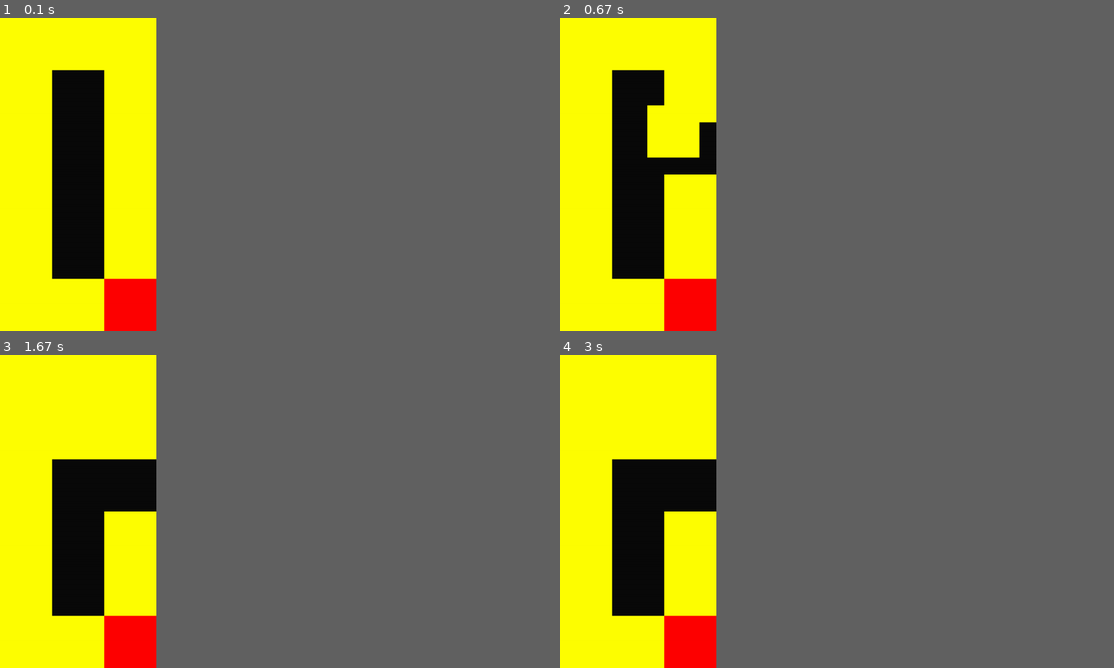
Above: before the commit, frames 1-4 (two rows, left to right).
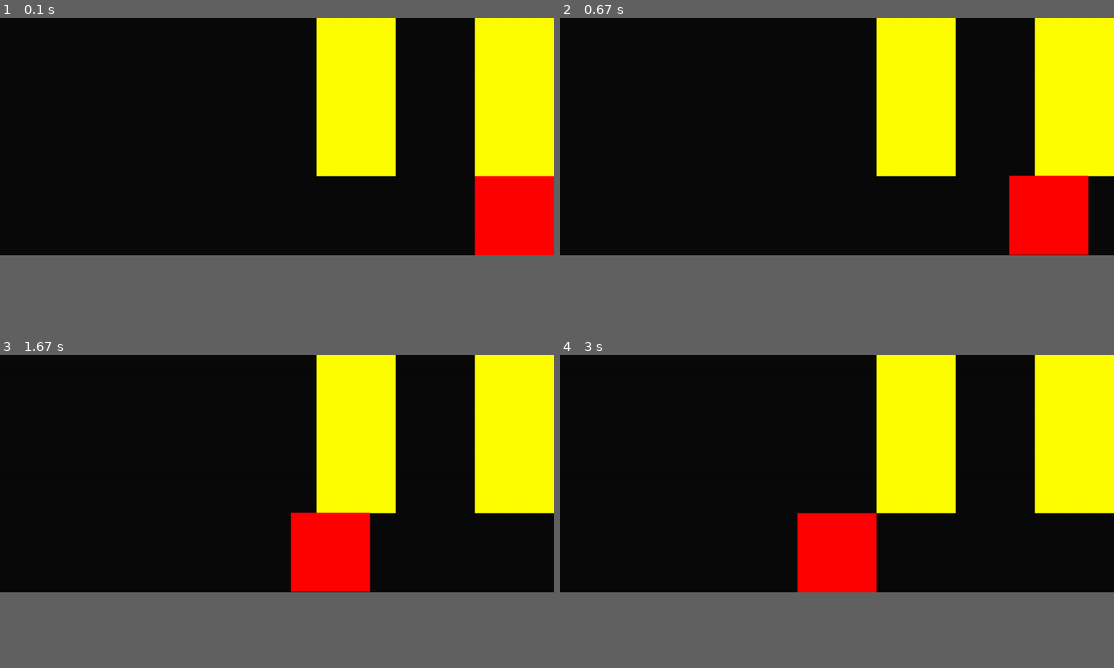
Above: after the commit, the same moments.

Repository: WingedSeal/mazegame
Game: pygame game, started from src/main.py
Two runs of this game, one before a commit and one after it. Both use one fixed random seed, a clock stepped at 60 frames per second and the inputs below.
Inputs:
- Up to frame 1 (0.1 s): no input
- Up to frame 2 (0.67 s): no input
- Up to frame 3 (1.67 s): no input
- Up to frame 4 (3 s): tap Enter every 0.33 s from 1.83 to 2.83 s
In our replay, the window is 254x508 before the commit and 900x385 after it. These sizes can differ from the game's own. Grey fills any space a smaller window leaves; there, only what the larger window draws over its background counts as a difference.

The runs differ from the first frame. In frame 1, 36% of the frame differs, in the area x 0-100%, y 0-100%; in frame 2, 36%; in frame 3, 36%; in frame 4, 36%.

Commit message:
feat: make multithread work

Diff:
--- a/src/main.py
+++ b/src/main.py
@@ -1,5 +1,10 @@
+import threading
+from mazegame.control import Control
 from mazegame.game import Game
 from mazegame.map import TEST_MAP
 
 game = Game(TEST_MAP)
+control = game.control
+t2 = threading.Thread(target=control.test_run, daemon=True)
+t2.start()
 game.run()
--- a/src/mazegame/control.py
+++ b/src/mazegame/control.py
@@ -1,15 +1,32 @@
+import threading
 from typing import TYPE_CHECKING
+from threading import Lock
 
+from .map import Map
 
 if TYPE_CHECKING:
     from .game import Game
 
 
 class Control:
-    def __init__(self, player_positions: list[tuple[int, int]]) -> None:
-        self.player_positions = player_positions
-        self.map = map
+    control_event = threading.Event()
 
-    def _move(self, dx: int, dy: int, game: "Game") -> None:
-        for player_pos in self.player_positions:
-            game.try_move_tile(player_pos[0], player_pos[1], dx, dy)
+    def __init__(self, map: Map, game: "Game") -> None:
+        self.game = game
+        self.player_positions = map.get_player_positions()
+
+    def _move(self, dx: int, dy: int) -> None:
+        self.control_event.wait()
+        self.game.next_moves = [
+            (player_pos[0], player_pos[1], dx, dy)
+            for player_pos in self.player_positions
+        ]
+        self.player_positions = []
+        self.control_event.clear()
+        self.game.game_event.set()
+
+    def test_run(self):
+        self._move(-1, 0)
+        self._move(-1, 0)
+        self._move(-1, 0)
+        self.game.is_control_alive = False
--- a/src/mazegame/game.py
+++ b/src/mazegame/game.py
@@ -1,14 +1,14 @@
 import sys
+import threading
+from typing import TYPE_CHECKING
 import pygame
 from pygame import locals
-from pygame.math import Vector2
 
+from .map import Map, Player, Tile
 from .control import Control
-from .map import Map, Tile
 
 
 class Game:
-
     clock = pygame.time.Clock()
     DEFAULT_WIDTH = 1280
     DEFAULT_HEIGHT = 720
@@ -17,11 +17,16 @@
     """Millisecond per tick"""
     TITLE = "Maze Game"
     BG_COLOR = pygame.Color(10, 10, 10)
+    game_event = threading.Event()
+    next_moves: list[tuple[int, int, int, int]] = []
+    """Moves set by Control (pos_x, pos_y, dx, dy)"""
+    is_control_alive = True
 
     def __init__(self, map: Map) -> None:
+        self.control = Control(map, self)
+        self.game_event.set()
         pygame.init()
         self.map = map
-        self.control = Control(map.get_player_positions())
         self.tile_size, self.screen_width, self.screen_height = self._get_tile_size()
         self.display_surface = pygame.display.set_mode(
             (self.screen_width, self.screen_height)
@@ -51,6 +56,7 @@
 
     def teardown(self) -> None:
         pygame.quit()
+        sys.exit()
 
     def run(self) -> None:
         """
@@ -65,7 +71,14 @@
         for tile in self.moving_tiles:
             tile.animate(1)
         self.moving_tiles = []
-        self.try_move_tile(2, 2, -1, -1)
+
+        if self.is_control_alive:
+            self.game_event.clear()
+            self.control.control_event.set()
+            self.game_event.wait()
+            for pos_x, pos_y, dx, dy in self.next_moves:
+                self.try_move_tile(pos_x, pos_y, dx, dy)
+            self.next_moves = []
 
     def update(self) -> bool:
         """
@@ -73,6 +86,7 @@
 
         :return: Whether the game should end
         """
+
         for event in pygame.event.get():
             if event.type == locals.QUIT:
                 self.teardown()
@@ -121,6 +135,8 @@
         self.map.map[y + dy][x + dx] = tile
         self.map.map[y][x] = None
         self.moving_tiles.append(tile)
+        if isinstance(tile, Player):
+            self.control.player_positions.append(tile.pos)
         return True
 
     def render_map(self) -> None:
--- a/src/mazegame/map.py
+++ b/src/mazegame/map.py
@@ -100,20 +100,17 @@
         :return: player position(s)
         """
         player_positions: list[tuple[int, int]] = []
-        for row in self.map:
-            for tile in row:
+        for y, row in enumerate(self.map):
+            for x, tile in enumerate(row):
                 if isinstance(tile, Player):
-                    player_positions.append(tile.pos)
+                    player_positions.append((x, y))
         return player_positions
 
 
 TEST_MAP = Map(
     [
-        [Block(), Block(), Block()],
-        [Block(), None, Block()],
-        [Block(), None, Block()],
-        [Block(), None, Block()],
-        [Block(), None, Block()],
-        [Block(), Block(), Player()],
+        [None, None, None, None, Block(), None, Block()],
+        [None, None, None, None, Block(), None, Block()],
+        [None, None, None, None, None, None, Player()],
     ]
 )
